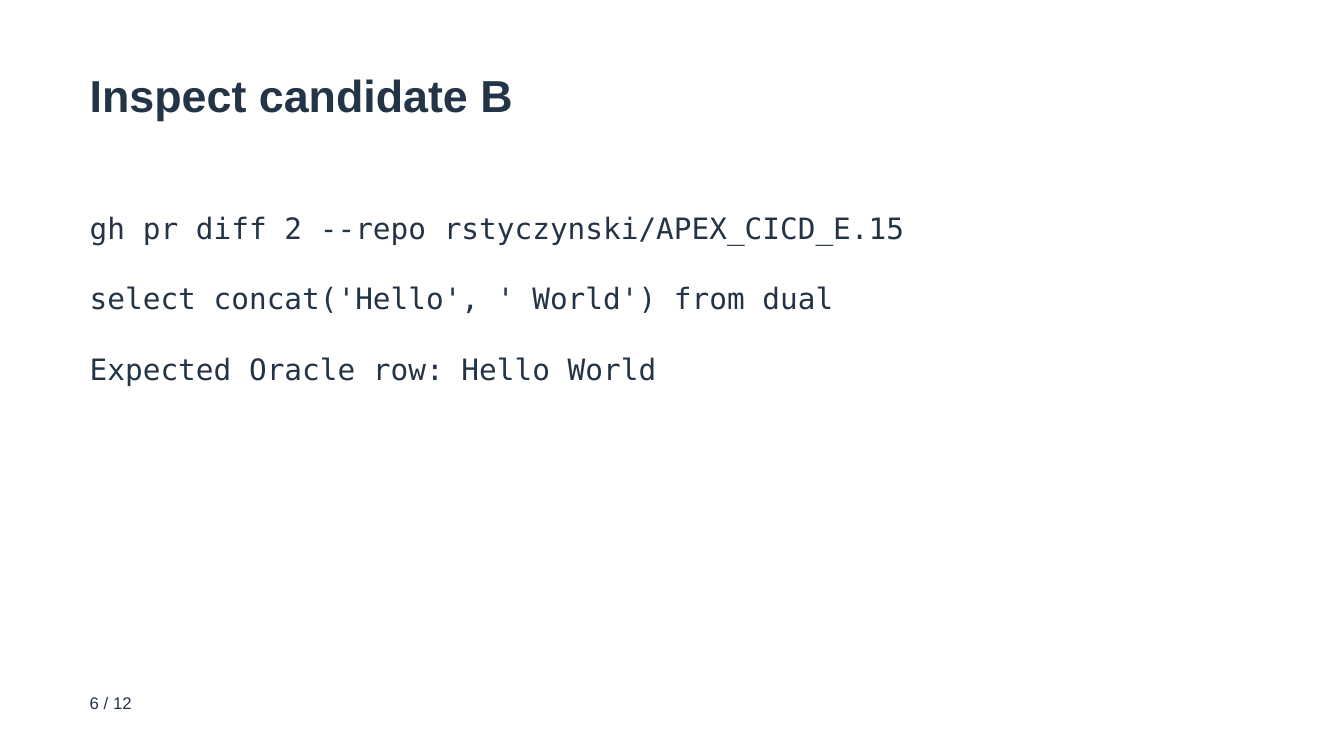
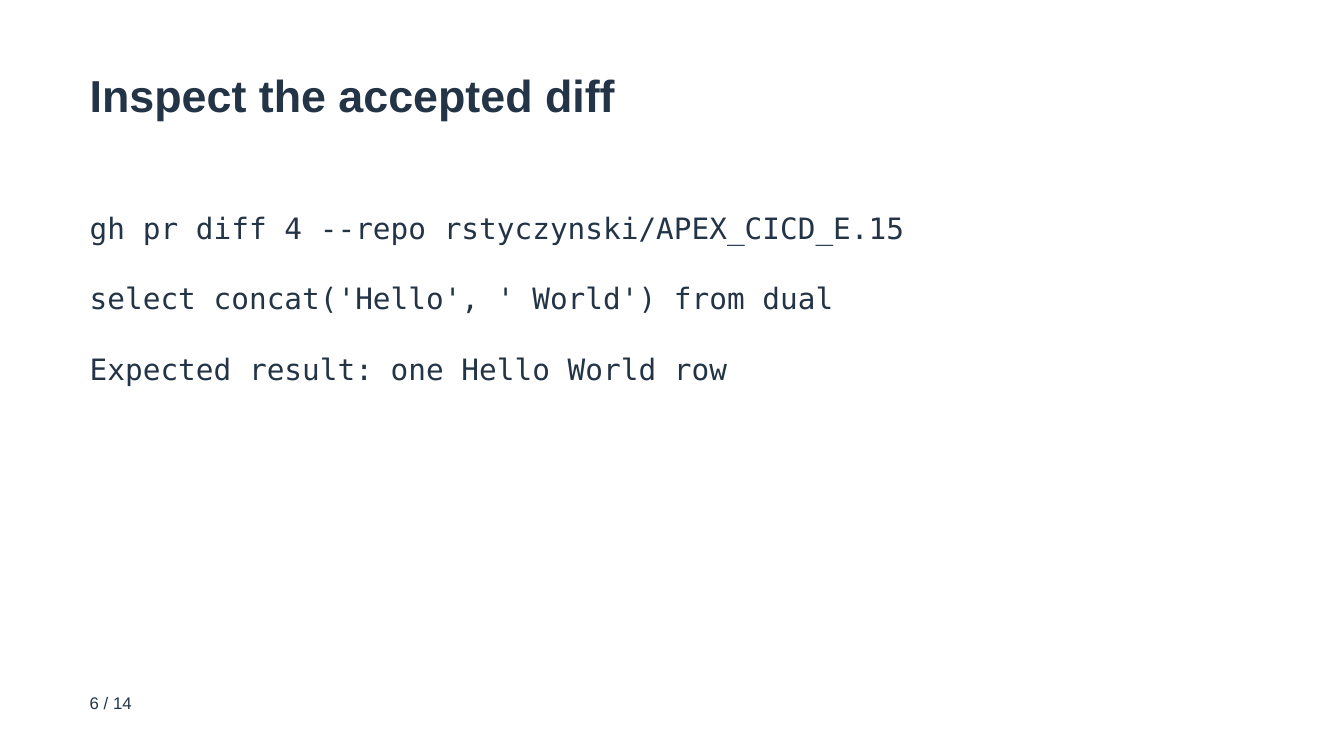
Before and after one commit to rstyczynski/APEX_CICD, a slide deck: slide 6 of progress/E.15/sprint_E.15_increment_demo.pptx. Drawn at 1344x756 pixels with LibreOffice and Linux fonts; fonts in the diff are those of the drawing. Boxes give left, top, right and bottom in pixels: in the first picture for what was removed or moved away, otherwise in the second. Text is boxed around its words. In the diff, an @@ line names an element or a change of style, - is before the commit and + after.

```diff
--- a/progress/E.15/sprint_E.15_increment_demo.pptx
+++ b/progress/E.15/sprint_E.15_increment_demo.pptx
@@ text at (90,79,615,121): text changed @@
-Inspect candidate B
+Inspect the accepted diff
@@ text at (90,216,904,245): text changed @@
-gh pr diff 2 --repo rstyczynski/APEX_CICD_E.15
+gh pr diff 4 --repo rstyczynski/APEX_CICD_E.15
@@ text at (90,357,727,386): text changed @@
-Expected Oracle row: Hello World
+Expected result: one Hello World row
@@ text at (90,697,132,709): text changed @@
-6 / 12
+6 / 14
```
Also in this commit, not shown: 8 other slides changed, 5 slides added, 3 slides removed, 50 other files.
